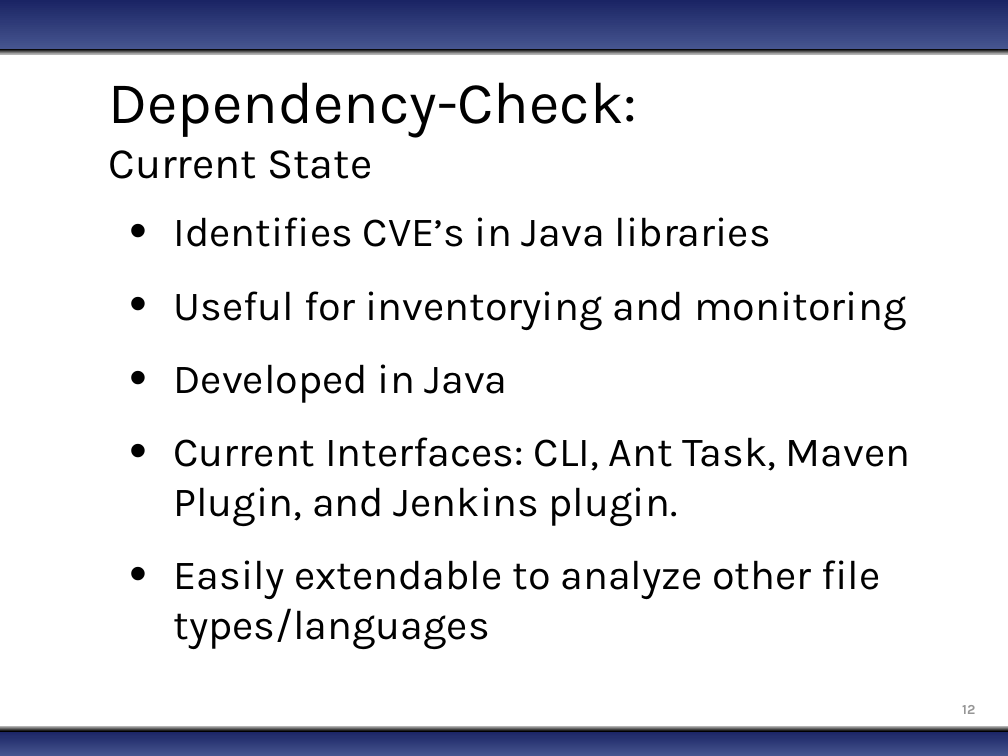
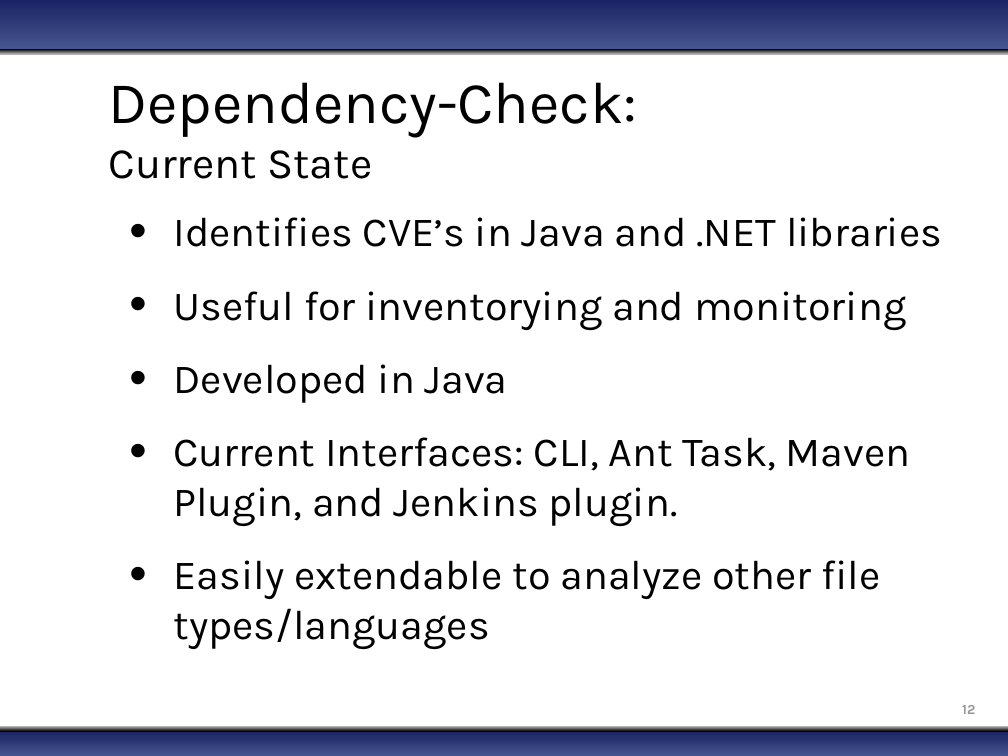
Before and after one commit to jeremylong/DependencyCheck, a slide deck: slide 12 of src/site/resources/dependency-check.pptx. Drawn at 1008x756 pixels with LibreOffice and Linux fonts; fonts in the diff are those of the drawing; background and template pictures are left out. Boxes give left, top, right and bottom in pixels: in the first picture for what was removed or moved away, otherwise in the second. Text is boxed around its words. In the diff, an @@ line names an element or a change of style, - is before the commit and + after.

```diff
--- a/src/site/resources/dependency-check.pptx
+++ b/src/site/resources/dependency-check.pptx
@@ text at <box>174,217,942,247</box>: text changed @@
-• Identifies CVE’s in Java libraries
+• Identifies CVE’s in Java and .NET libraries
```
Also in this commit, not shown: 3 other slides changed, 1 other file.
